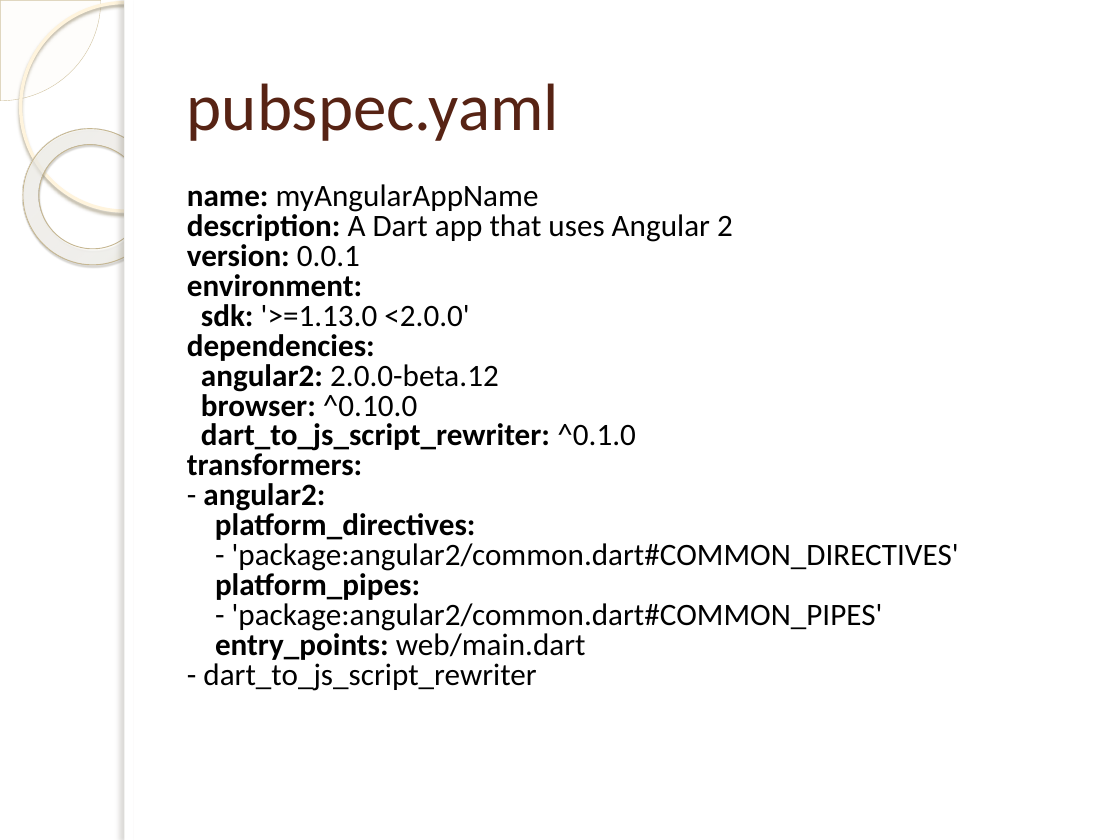
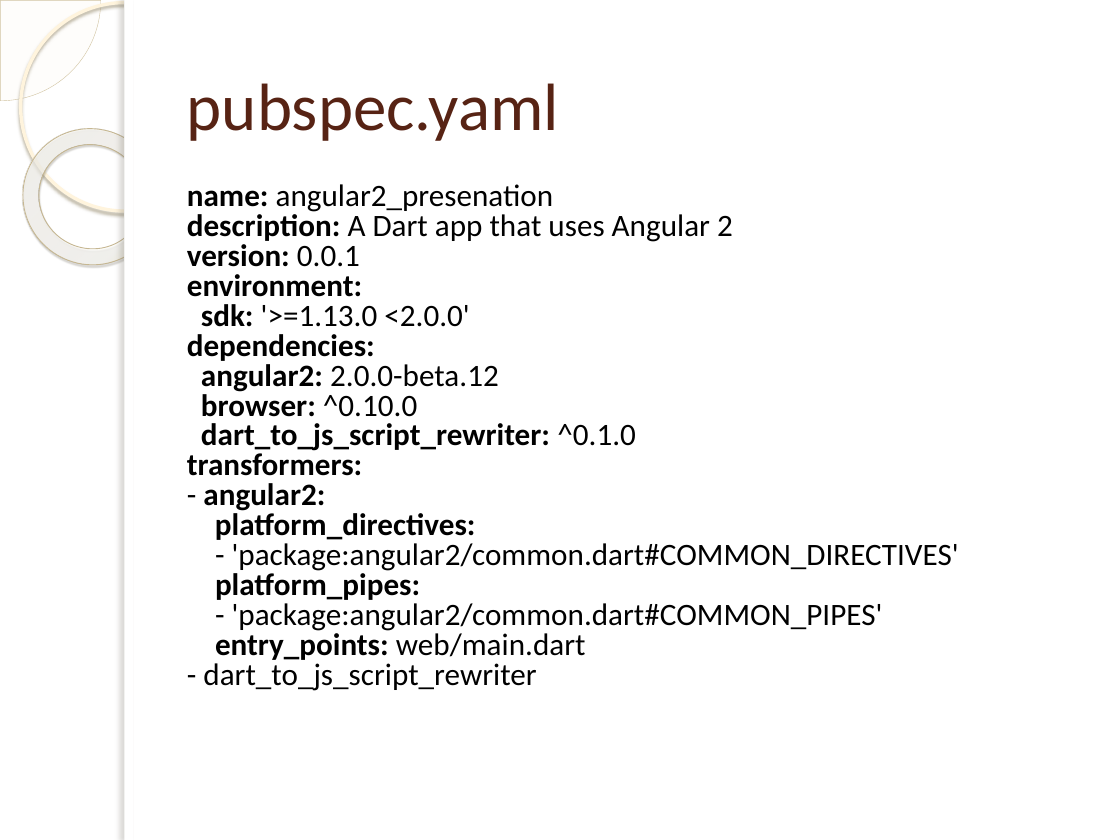
Before and after one commit to cdnielson/angular2presentation, a slide deck: slide 10 of Angular 2.pptx. Drawn at 1120x840 pixels with LibreOffice and Linux fonts; fonts in the diff are those of the drawing; background and template pictures are left out. Boxes give left, top, right and bottom in pixels: in the first picture for what was removed or moved away, otherwise in the second. Text is boxed around its words. In the diff, an @@ line names an element or a change of style, - is before the commit and + after.

Commit message:
changed filenames to match pptx

```diff
--- a/Angular 2.pptx
+++ b/Angular 2.pptx
@@ text at [187,184,959,691]: text changed @@
-name: myAngularAppName
-description: A Dart app that uses Angular 2
-version: 0.0.1
-environment:
-sdk: '>=1.13.0 <2.0.0'
-dependencies:
-angular2: 2.0.0-beta.12
-browser: ^0.10.0
-dart_to_js_script_rewriter: ^0.1.0
-transformers:
-- angular2:
-platform_directives:
-- 'package:angular2/common.dart#COMMON_DIRECTIVES'
-platform_pipes:
-- 'package:angular2/common.dart#COMMON_PIPES'
-entry_points: web/main.dart
-- dart_to_js_script_rewriter
+name: angular2_presenation
+description: A Dart app that uses Angular 2
+version: 0.0.1
+environment:
+sdk: '>=1.13.0 <2.0.0'
+dependencies:
+angular2: 2.0.0-beta.12
+browser: ^0.10.0
+dart_to_js_script_rewriter: ^0.1.0
+transformers:
+- angular2:
+platform_directives:
+- 'package:angular2/common.dart#COMMON_DIRECTIVES'
+platform_pipes:
+- 'package:angular2/common.dart#COMMON_PIPES'
+entry_points: web/main.dart
+- dart_to_js_script_rewriter
```
Also in this commit, not shown: 4 other files.
